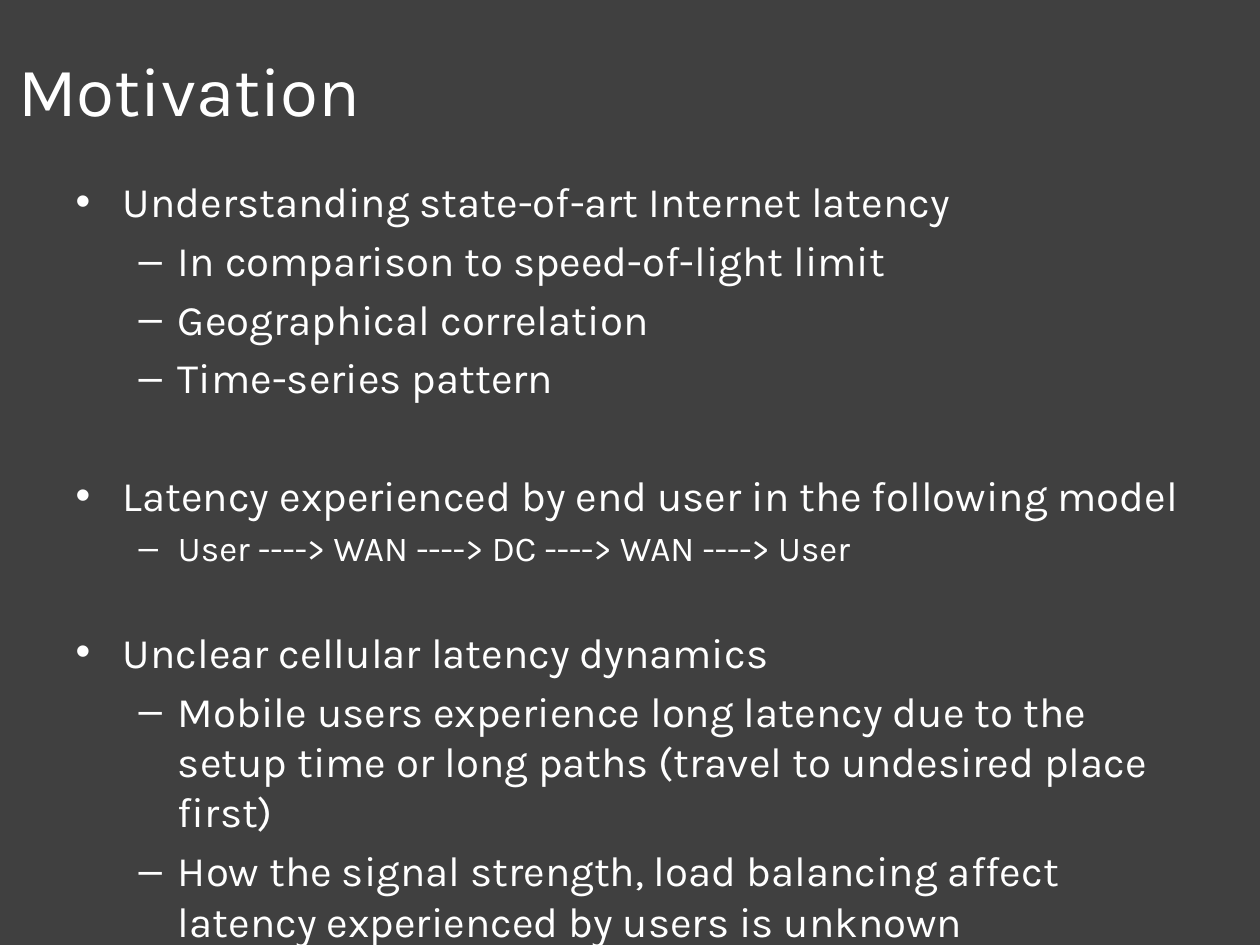
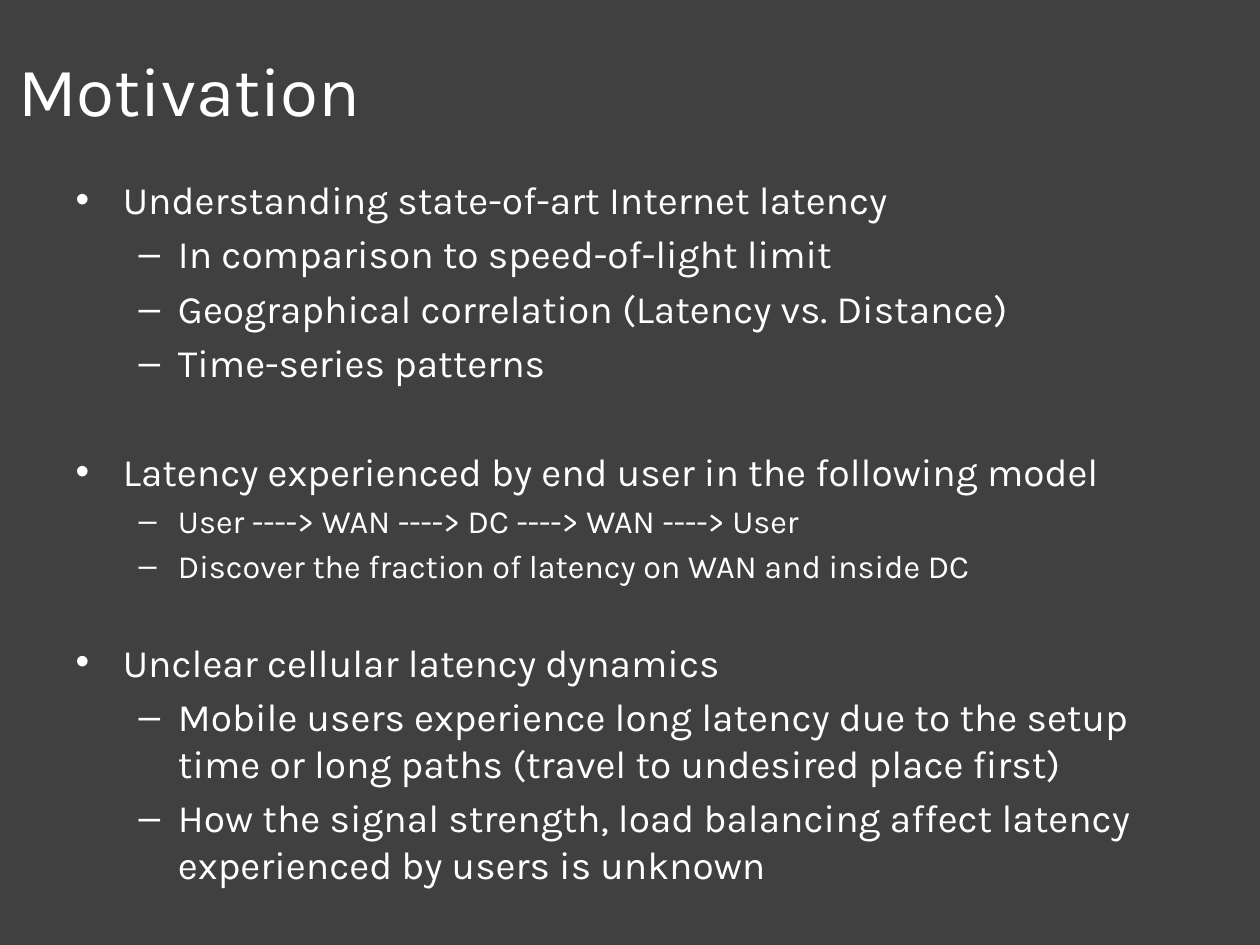
Before and after one commit to nebgnahz/CS268NetworkMeasurement, a slide deck: slide 3 of doc/MidTerm/MidTerm.pptx. Drawn at 1260x945 pixels with LibreOffice and Linux fonts; fonts in the diff are those of the drawing. Boxes give left, top, right and bottom in pixels: in the first picture for what was removed or moved away, otherwise in the second. Text is boxed around its words. In the diff, an @@ line names an element or a change of style, - is before the commit and + after.

```diff
--- a/doc/MidTerm/MidTerm.pptx
+++ b/doc/MidTerm/MidTerm.pptx
@@ text at (123,187,1130,889): size 24 to 22.2 pt in "Understanding state-of-art Internet latency", "In comparison to speed-of-light limit", "Latency experienced by end user in the ...", "Unclear cellular latency dynamics" and 2 more places; size 20 to 18.5 pt in "User ----> WAN ----> DC ----> WAN ..." @@
@@ text at (178,295,1008,386): text changed; size 24 to 22.2 pt @@
-  – Geographical correlation
-  – Time-series pattern
+  – Geographical correlation (Latency vs. Distance)
+  – Time-series patterns
@@ text at (178,555,969,586): paragraph added @@
+  – Discover the fraction of latency on WAN and inside DC
```
Also in this commit, not shown: 3 other slides changed, 3 slides added, 1 slide removed.
